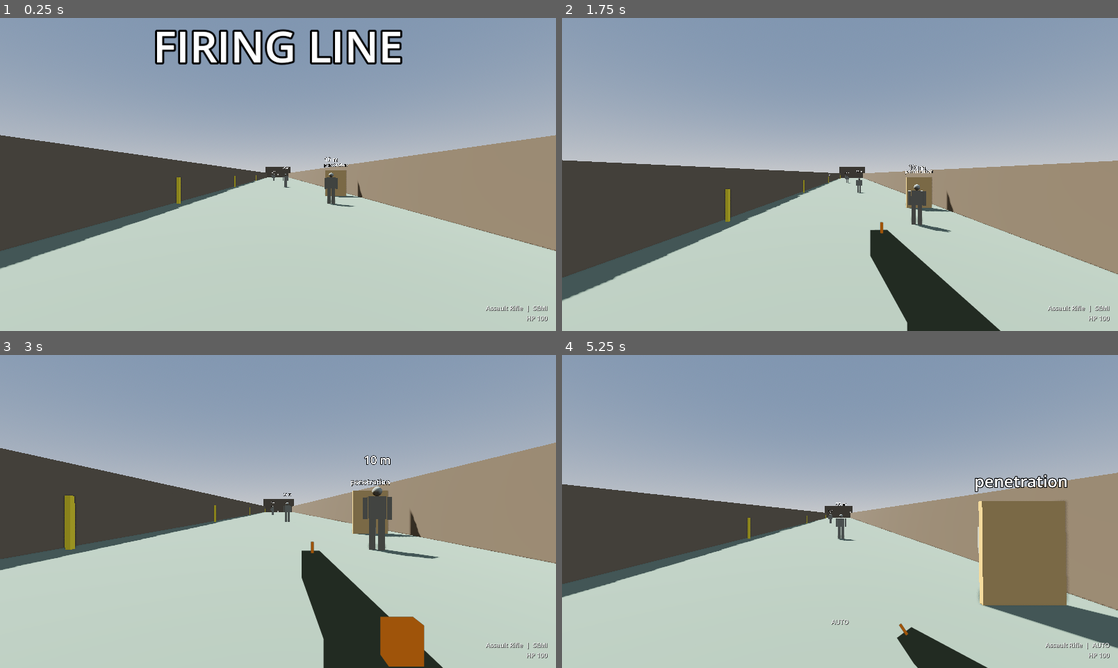
Above: before the commit, frames 1-4 (two rows, left to right).
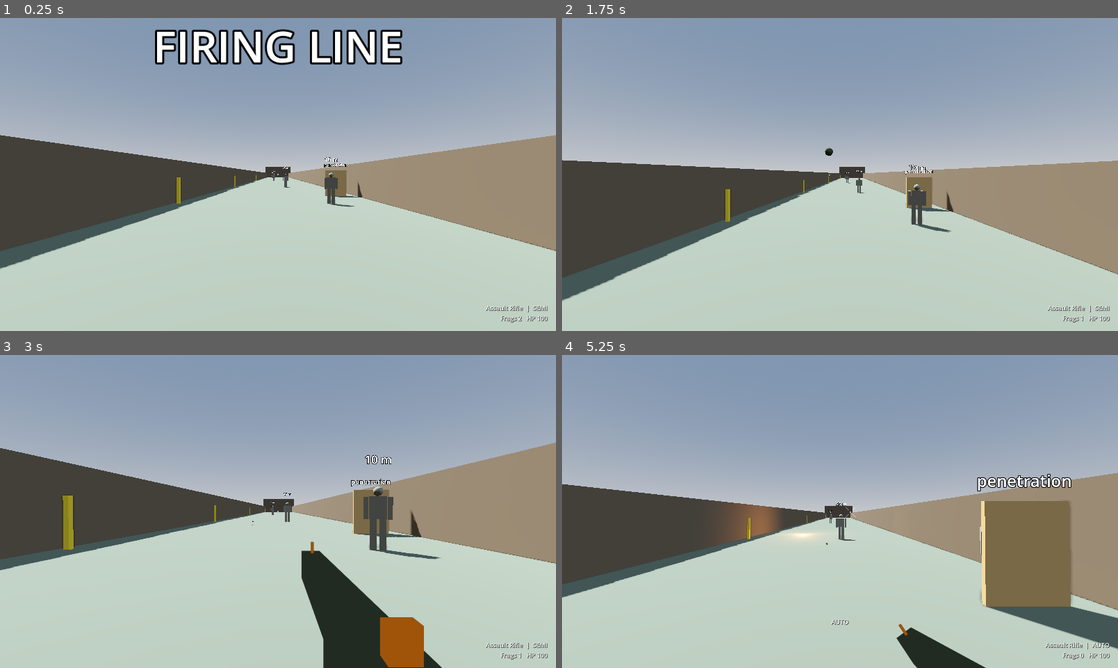
Above: after the commit, the same moments.

Repository: needlehead/DW-TACTICAL-SHOOTER-DEEPSEEK
Game: Godot game, scene res://maps/killhouse.tscn
Two runs of this game, one before a commit and one after it. Both use one fixed random seed, a clock stepped at 60 frames per second and the inputs below.
Inputs (mouse positions are in pixels of both pictures, inside the frame that each line leads up to):
- Up to frame 1 (0.25 s): no input
- Up to frame 2 (1.75 s): move the mouse to (867, 174) at 0.52 s; hold Shift (sprint) 0.53-1.28 s; hold W (move_forward) from 0.53 s (still down); tap G (grenade) at 0.6, 1.55 s; tap Space (jump) at 0.77, 1.52 s; move the mouse to (812, 174) at 1.27 s; tap Shift (sprint) at 1.35 s
- Up to frame 3 (3 s): keep holding W (move_forward); move the mouse to (289, 505) at 2.02 s; hold Right mouse button (ads) 2.03-2.78 s; tap Shift (sprint) at 2.3 s; move the mouse to (272, 517) at 2.77 s; tap C (crouch) at 2.85 s
- Up to frame 4 (5.25 s): keep holding W (move_forward); tap Space (jump) at 3.02, 3.77, 4.52 s; tap G (grenade) at 3.05, 4.55, 5.1 s; move the mouse to (878, 514) at 3.52 s; press the mouse at (878, 514) at 3.53 s; tap Shift (sprint) at 3.8 s; tap R (reload) at 4.15 s; move the mouse to (795, 508) at 4.27 s; release the mouse at (795, 508) at 4.28 s; tap B (fire_mode) at 4.35 s; move the mouse to (845, 511) at 5.02 s; hold Shift (sprint) from 5.03 s (still down)

The runs differ from the first frame. In frame 1, less than 0.1% of the frame differs, in the area x 90-99%, y 95-98%; in frame 2, 3.5%, in the area x 47-99%, y 41-100%; in frame 3, 0.9%; in frame 4, 2.6%.

Commit message:
Frag grenade: physics throw, fuse, radius falloff damage with line-of-sight
Co-Authored-By: Claude Opus 5.5 <noreply@anthropic.com>

Diff:
--- a/player/player.tscn
+++ b/player/player.tscn
@@ -12,6 +12,7 @@
 [ext_resource type="Script" path="res://core/health.gd" id="10_health"]
 [ext_resource type="Script" path="res://core/hitbox.gd" id="11_hb"]
 [ext_resource type="Script" path="res://ui/hud.gd" id="12_hud"]
+[ext_resource type="PackedScene" path="res://weapons/grenade.tscn" id="13_gren"]
 
 [sub_resource type="CapsuleShape3D" id="capsule"]
 radius = 0.3
@@ -54,6 +55,7 @@
 [node name="Weapons" type="Node3D" parent="LeanPivot/Head/Camera3D/Viewmodel"]
 script = ExtResource("4_wm")
 loadout = Array[ExtResource("9_wd")]([ExtResource("5_ar"), ExtResource("6_pistol"), ExtResource("7_dmr"), ExtResource("8_smg")])
+grenade_scene = ExtResource("13_gren")
 
 [node name="ViewmodelLayer" type="CanvasLayer" parent="."]
 
--- a/tests/smoke_test.gd
+++ b/tests/smoke_test.gd
@@ -83,6 +83,13 @@
 	_check(target.health.dead, "3 AR torso shots kill a 10 m dummy")
 	_check(Game.last_ttk.contains("3 hits"), "TTK recorded: " + Game.last_ttk)
 	_check(w.mag == 26, "3 rounds spent")
+	var blast_target := level.get_node("Dummies/Range1") as Dummy
+	var g := (load("res://weapons/grenade.tscn") as PackedScene).instantiate() as Grenade
+	g.thrower = player
+	level.add_child(g)
+	g.global_position = blast_target.global_position + Vector3(0.5, 0.2, -1.0)
+	g.explode()
+	_check(blast_target.health.dead, "grenade 1.1 m away kills")
 	Game.reset_level()
 	_check(not target.health.dead and w.mag == 29, "reset revives dummies and refills ammo")
 	level.queue_free()
--- a/ui/hud.gd
+++ b/ui/hud.gd
@@ -75,7 +75,7 @@
 	var text := "%s  |  %s" % [w.data.display_name, WeaponData.mode_name(w.mode)]
 	if show_ammo:
 		text += "\n%d%s  |  spares %s" % [w.mag, " +1" if w.chambered else "", str(w.spare)]
-	text += "\nHP %d" % ceili(player.health.current)
+	text += "\nFrags %d   HP %d" % [player.weapons.grenades, ceili(player.health.current)]
 	_info.text = text
 	_center.text = "" if player.alive else "DEAD - press F5"
 	queue_redraw()
--- /dev/null
+++ b/weapons/grenade.gd
@@ -0,0 +1,56 @@
+class_name Grenade
+extends RigidBody3D
+## Placeholder frag: physics arc, fuse, radius damage with falloff, blocked by world geometry.
+
+@export var fuse := 3.5
+@export var radius := 9.0
+@export var max_damage := 250.0  ## at the centre; Health zone multiplier for &"blast" is 1.0
+@export var falloff_exponent := 1.5  ## >1 keeps the lethal core tight
+
+var thrower: Node
+
+
+func _ready() -> void:
+	get_tree().create_timer(fuse, false, true).timeout.connect(explode)
+
+
+func explode() -> void:
+	var space := get_world_3d().direct_space_state
+	var center := global_position + Vector3.UP * 0.1
+	var sphere := SphereShape3D.new()
+	sphere.radius = radius
+	var q := PhysicsShapeQueryParameters3D.new()
+	q.shape = sphere
+	q.transform = Transform3D(Basis(), center)
+	q.collide_with_areas = true
+	q.collide_with_bodies = false
+	q.collision_mask = Ballistics.HITBOX
+	# Each target takes damage once, from its closest visible hitbox.
+	var best := {}  # Health -> damage
+	for r in space.intersect_shape(q, 128):
+		var hb := r.collider as Hitbox
+		if hb == null or hb.health == null:
+			continue
+		var los := PhysicsRayQueryParameters3D.create(center, hb.global_position, Ballistics.WORLD)
+		if not space.intersect_ray(los).is_empty():
+			continue
+		var t := clampf(1.0 - center.distance_to(hb.global_position) / radius, 0.0, 1.0)
+		var dmg := max_damage * pow(t, falloff_exponent)
+		if dmg > float(best.get(hb.health, 0.0)):
+			best[hb.health] = dmg
+	for h: Health in best:
+		h.take_damage(best[h], &"blast", thrower)
+	Impact.puff(center, Vector3.UP, Color(0.35, 0.3, 0.25), 40, 9.0)
+	_flash(center)
+	queue_free()
+
+
+func _flash(pos: Vector3) -> void:
+	var light := OmniLight3D.new()
+	light.omni_range = radius
+	light.light_energy = 8.0
+	light.light_color = Color(1.0, 0.7, 0.4)
+	get_parent().add_child(light)
+	light.global_position = pos
+	light.create_tween().tween_property(light, "light_energy", 0.0, 0.25)
+	get_tree().create_timer(0.3).timeout.connect(light.queue_free)
--- /dev/null
+++ b/weapons/grenade.tscn
@@ -0,0 +1,34 @@
+[gd_scene format=3]
+
+[ext_resource type="Script" path="res://weapons/grenade.gd" id="1_gren"]
+
+[sub_resource type="PhysicsMaterial" id="bounce"]
+friction = 0.8
+bounce = 0.3
+
+[sub_resource type="StandardMaterial3D" id="mat"]
+albedo_color = Color(0.25, 0.3, 0.2, 1)
+
+[sub_resource type="SphereMesh" id="mesh"]
+material = SubResource("mat")
+radius = 0.05
+height = 0.1
+
+[sub_resource type="SphereShape3D" id="shape"]
+radius = 0.05
+
+[node name="Grenade" type="RigidBody3D"]
+collision_layer = 0
+collision_mask = 1
+mass = 0.4
+physics_material_override = SubResource("bounce")
+continuous_cd = true
+linear_damp = 0.1
+angular_damp = 2.0
+script = ExtResource("1_gren")
+
+[node name="Mesh" type="MeshInstance3D" parent="."]
+mesh = SubResource("mesh")
+
+[node name="Collision" type="CollisionShape3D" parent="."]
+shape = SubResource("shape")
--- a/weapons/weapon_manager.gd
+++ b/weapons/weapon_manager.gd
@@ -7,6 +7,9 @@
 enum State { READY, HOLSTER, EQUIP }
 
 @export var loadout: Array[WeaponData] = []
+@export var grenade_scene: PackedScene
+@export var grenade_count := 2
+@export var throw_speed := 14.0
 
 var weapons: Array[Weapon] = []
 var current: Weapon
@@ -14,6 +17,7 @@
 var switch_phase := 1.0  ## 0 = raised, 1 = fully lowered; drives the viewmodel
 var player: Player
 
+var grenades := 0
 var _next := 0
 
 
@@ -27,6 +31,7 @@
 		add_child(w)
 		w.refill()
 		weapons.append(w)
+	grenades = grenade_count
 	_activate(0)
 
 
@@ -41,6 +46,25 @@
 func refill() -> void:
 	for w in weapons:
 		w.refill()
+	grenades = grenade_count
+
+
+## Throw from the eye along the aim; the gun dips and comes back up like a short weapon switch.
+func throw_grenade() -> void:
+	if state != State.READY or current.is_reloading() or player.is_sprinting:
+		return
+	if grenades <= 0:
+		Game.toast("No grenades")
+		return
+	grenades -= 1
+	var g := grenade_scene.instantiate() as Grenade
+	g.thrower = player
+	player.get_parent().add_child(g)
+	var fwd := -player.aim_basis().z
+	g.global_position = player.camera.global_position + fwd * 0.4
+	g.linear_velocity = player.velocity + fwd * throw_speed + Vector3.UP * 2.0
+	state = State.EQUIP
+	switch_phase = 1.0
 
 
 func can_fire() -> bool:
@@ -58,6 +82,8 @@
 			current.cycle_mode()
 		if Input.is_action_just_pressed("reload") and state == State.READY:
 			current.start_reload()
+		if Input.is_action_just_pressed("grenade"):
+			throw_grenade()
 
 	match state:
 		State.HOLSTER:
Not shown, added: weapons/grenade.gd.uid
